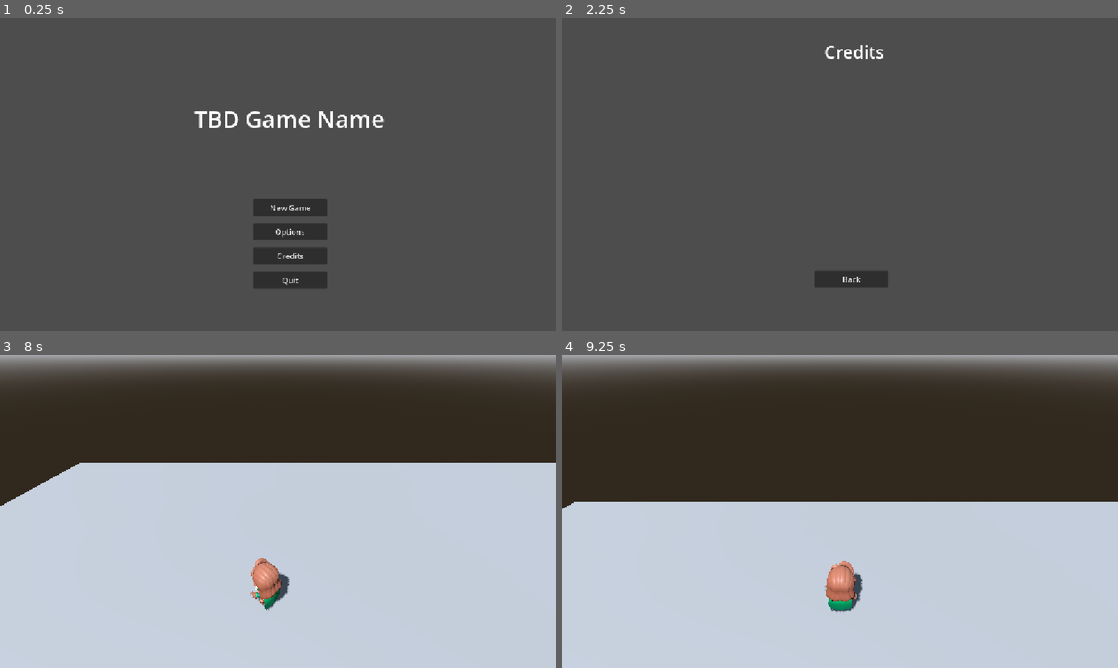
Above: before the commit, frames 1-4 (two rows, left to right).
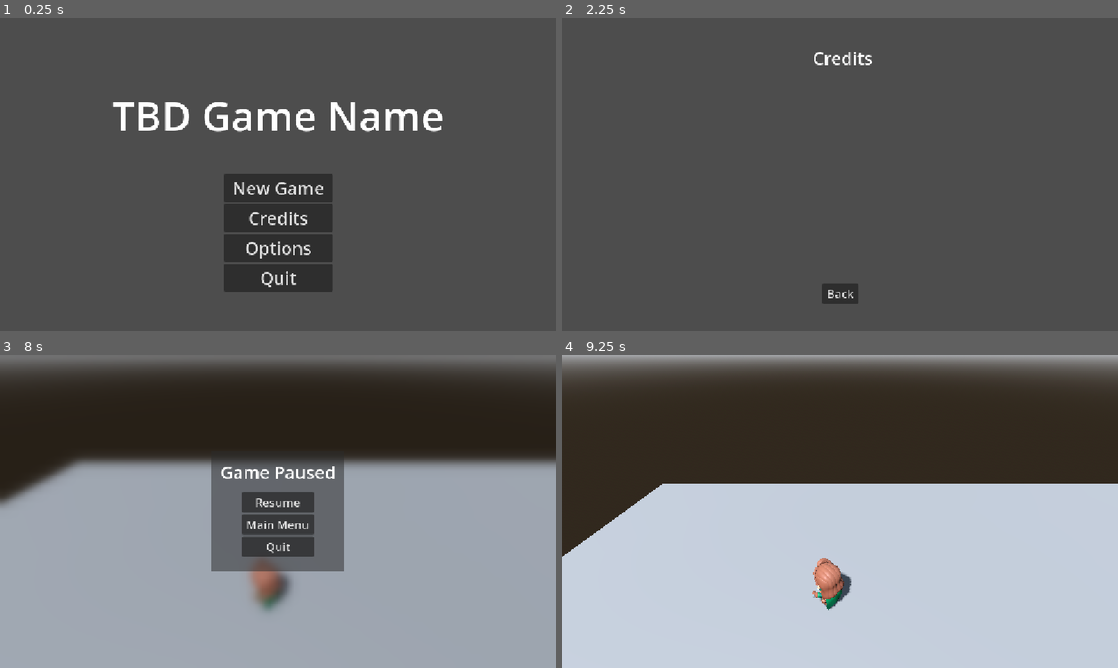
Above: after the commit, the same moments.

Repository: Game-Jam-Studio/Brackeys-Jam-2026.2
Game: Godot game, scene res://Levels/main_menu.tscn
Two runs of this game, one before a commit and one after it. Both use one fixed random seed, a clock stepped at 60 frames per second and the inputs below.
Inputs (mouse positions are in pixels of both pictures, inside the frame that each line leads up to):
- Up to frame 1 (0.25 s): no input
- Up to frame 2 (2.25 s): click "Options" at 0.5 s; click "Back" at 1.25 s; click "Credits" at 2 s
- Up to frame 3 (8 s): click "Back" at 2.75 s; click "New Game" at 3.5 s; tap Enter at 4.25 s; move the mouse to (400, 495) at 4.27 s; click (400, 495) at 4.42 s; drag from (166, 527) to (250, 574) at 5.02 s; move the mouse to (333, 442) at 5.77 s; tap Space at 6.5 s; drag from (250, 574) to (111, 464) at 6.52 s; move the mouse to (444, 558) at 7.27 s; hold A from 7.28 s (still down); tap Escape (ui_cancel) at 7.9 s
- Up to frame 4 (9.25 s): release A at 8 s; click (840, 502) at 8 s, where only the run after the commit has a clickable "Resume"; drag from (673, 464) to (756, 433) at 8.77 s

The runs differ from the first frame. In frame 1, 7.2% of the frame differs, in the area x 20-80%, y 26-88%; in frame 2, 1.2%; in frame 3, 68%, in the area x 0-100%, y 0-100%; in frame 4, 7.1%.

Commit message:
pause menu

Diff:
--- /dev/null
+++ b/brackeys-jam-2026.2/Art/Shaders/pause_menu.gdshader
@@ -0,0 +1,14 @@
+shader_type canvas_item;
+
+// Allows reading the rendered screen buffer behind this UI element
+uniform sampler2D screen_texture : hint_screen_texture, filter_linear_mipmap;
+// Controls how strong the blur effect appears
+uniform float blur_amount : hint_range(0.0, 5.0) = 2.5;
+
+void fragment() {
+	// Sample the background screen texture using the specified blur mipmap level
+	vec4 color = textureLod(screen_texture, SCREEN_UV, blur_amount);
+
+	// Apply a slight dark tint over the blurred background for UI legibility
+	COLOR = color * vec4(0.8, 0.8, 0.8, 1.0);
+}
--- a/brackeys-jam-2026.2/Levels/main_menu.tscn
+++ b/brackeys-jam-2026.2/Levels/main_menu.tscn
@@ -1,60 +1,80 @@
 [gd_scene format=3 uid="uid://dp65i8pg1ea8i"]
 
 [ext_resource type="Script" uid="uid://b3e0cj3lj0ydh" path="res://Scripts/UI/main_menu.gd" id="1_6ucrw"]
+[ext_resource type="Theme" uid="uid://di4ees067onas" path="res://Prefabs/UI/UI_theme.tres" id="2_jy27m"]
 
-[node name="MainMenu" type="Node2D" unique_id=2001629756]
+[node name="MainMenu" type="Control" unique_id=1948344224]
+layout_mode = 3
+anchors_preset = 15
+anchor_right = 1.0
+anchor_bottom = 1.0
+grow_horizontal = 2
+grow_vertical = 2
 script = ExtResource("1_6ucrw")
 
 [node name="Title" type="Label" parent="." unique_id=886373517]
-offset_left = 402.0
-offset_top = 175.0
-offset_right = 796.0
-offset_bottom = 242.0
-theme_override_font_sizes/font_size = 48
+layout_mode = 1
+anchors_preset = 5
+anchor_left = 0.5
+anchor_right = 0.5
+offset_left = -344.5
+offset_top = 143.58
+offset_right = 344.5
+offset_bottom = 258.58032
+grow_horizontal = 2
+offset_transform_enabled = true
+theme_override_font_sizes/font_size = 84
 text = "TBD Game Name"
 horizontal_alignment = 1
 vertical_alignment = 1
 
 [node name="button_manager" type="Control" parent="." unique_id=1002316191]
-layout_mode = 3
 anchors_preset = 0
 offset_right = 40.0
 offset_bottom = 40.0
 
-[node name="New Game" type="Button" parent="button_manager" unique_id=288408914]
-layout_mode = 0
-offset_left = 525.0
-offset_top = 375.0
-offset_right = 678.0
-offset_bottom = 410.0
+[node name="VBoxContainer" type="VBoxContainer" parent="." unique_id=768510217]
+layout_mode = 1
+anchors_preset = 8
+anchor_left = 0.5
+anchor_top = 0.5
+anchor_right = 0.5
+anchor_bottom = 0.5
+offset_left = -112.5
+offset_top = -1.0499878
+offset_right = 112.5
+offset_bottom = 242.95001
+grow_horizontal = 2
+grow_vertical = 2
+pivot_offset_ratio = Vector2(0.5, 0.5)
+
+[node name="New Game" type="Button" parent="VBoxContainer" unique_id=288408914]
+custom_minimum_size = Vector2(225, 0)
+layout_mode = 2
+theme = ExtResource("2_jy27m")
+theme_override_font_sizes/font_size = 36
 text = "New Game"
 
-[node name="Options" type="Button" parent="button_manager" unique_id=2027421149]
-layout_mode = 0
-offset_left = 525.0
-offset_top = 425.0
-offset_right = 678.0
-offset_bottom = 460.0
+[node name="Credits" type="Button" parent="VBoxContainer" unique_id=1333945265]
+layout_mode = 2
+theme = ExtResource("2_jy27m")
+theme_override_font_sizes/font_size = 36
+text = "Credits"
+
+[node name="Options" type="Button" parent="VBoxContainer" unique_id=2027421149]
+layout_mode = 2
+theme = ExtResource("2_jy27m")
+theme_override_font_sizes/font_size = 36
 text = "Options
 "
 
-[node name="Credits" type="Button" parent="button_manager" unique_id=1333945265]
-layout_mode = 0
-offset_left = 525.0
-offset_top = 475.0
-offset_right = 678.0
-offset_bottom = 510.0
-text = "Credits"
-
-[node name="Quit" type="Button" parent="button_manager" unique_id=231071800]
-layout_mode = 0
-offset_left = 525.0
-offset_top = 525.0
-offset_right = 678.0
-offset_bottom = 560.0
+[node name="Quit" type="Button" parent="VBoxContainer" unique_id=231071800]
+layout_mode = 2
+theme = ExtResource("2_jy27m")
+theme_override_font_sizes/font_size = 36
 text = "Quit"
 
-[connection signal="pressed" from="button_manager/New Game" to="." method="_on_new_game_pressed"]
-[connection signal="pressed" from="button_manager/Options" to="." method="_on_options_pressed"]
-[connection signal="pressed" from="button_manager/Credits" to="." method="_on_credits_pressed"]
-[connection signal="pressed" from="button_manager/Quit" to="." method="_on_quit_pressed"]
+[connection signal="pressed" from="VBoxContainer/New Game" to="." method="_on_new_game_pressed"]
+[connection signal="pressed" from="VBoxContainer/Credits" to="." method="_on_credits_pressed"]
+[connection signal="pressed" from="VBoxContainer/Options" to="." method="_on_options_pressed"]
+[connection signal="pressed" from="VBoxContainer/Quit" to="." method="_on_quit_pressed"]
--- /dev/null
+++ b/brackeys-jam-2026.2/Prefabs/UI/UI_theme.tres
@@ -0,0 +1,5 @@
+[gd_resource type="Theme" format=3 uid="uid://di4ees067onas"]
+
+[resource]
+Button/font_sizes/font_size = 24
+Label/font_sizes/font_size = 36
--- a/brackeys-jam-2026.2/Prefabs/UI/credits_menu.tscn
+++ b/brackeys-jam-2026.2/Prefabs/UI/credits_menu.tscn
@@ -1,6 +1,7 @@
 [gd_scene format=3 uid="uid://b6bgno4ecqu4g"]
 
 [ext_resource type="Script" uid="uid://xecbygg2rgvj" path="res://Scripts/UI/credits_menu.gd" id="1_6vvtk"]
+[ext_resource type="Theme" uid="uid://di4ees067onas" path="res://Prefabs/UI/UI_theme.tres" id="2_n3fdw"]
 
 [sub_resource type="GDScript" id="GDScript_y0d7i"]
 script/source = "extends Button
@@ -16,32 +17,46 @@
 	pass
 "
 
-[node name="Credits" type="Node2D" unique_id=1731630272]
+[node name="Credits" type="Control" unique_id=2135353185]
+layout_mode = 3
+anchors_preset = 15
+anchor_right = 1.0
+anchor_bottom = 1.0
+grow_horizontal = 2
+grow_vertical = 2
 script = ExtResource("1_6vvtk")
 
 [node name="Title" type="Label" parent="." unique_id=825116045]
-offset_left = 409.0
-offset_top = 37.0
-offset_right = 803.0
-offset_bottom = 104.0
-theme_override_font_sizes/font_size = 36
+layout_mode = 1
+anchors_preset = 5
+anchor_left = 0.5
+anchor_right = 0.5
+offset_left = -190.64499
+offset_top = 50.0
+offset_right = 203.3551
+offset_bottom = 117.0
+grow_horizontal = 2
+theme = ExtResource("2_n3fdw")
 text = "Credits"
 horizontal_alignment = 1
 vertical_alignment = 1
 
-[node name="button_manager" type="Control" parent="." unique_id=1423515082]
-layout_mode = 3
-anchors_preset = 0
-offset_right = 40.0
-offset_bottom = 40.0
-
-[node name="Back" type="Button" parent="button_manager" unique_id=445819736]
-layout_mode = 0
-offset_left = 523.0
-offset_top = 523.0
-offset_right = 676.0
-offset_bottom = 558.0
+[node name="Back" type="Button" parent="." unique_id=445819736]
+custom_minimum_size = Vector2(75, 0)
+layout_mode = 1
+anchors_preset = 7
+anchor_left = 0.5
+anchor_top = 1.0
+anchor_right = 0.5
+anchor_bottom = 1.0
+offset_left = -37.5
+offset_top = -98.0
+offset_right = 37.5
+offset_bottom = -56.0
+grow_horizontal = 2
+grow_vertical = 0
+theme = ExtResource("2_n3fdw")
 text = "Back"
 script = SubResource("GDScript_y0d7i")
 
-[connection signal="pressed" from="button_manager/Back" to="." method="_on_back_pressed"]
+[connection signal="pressed" from="Back" to="." method="_on_back_pressed"]
--- a/brackeys-jam-2026.2/Prefabs/UI/options_menu.tscn
+++ b/brackeys-jam-2026.2/Prefabs/UI/options_menu.tscn
@@ -1,32 +1,46 @@
 [gd_scene format=3 uid="uid://bpcxbanh6ewu3"]
 
 [ext_resource type="Script" uid="uid://bwk5652wpo720" path="res://Scripts/UI/options_menu.gd" id="1_c8ppq"]
+[ext_resource type="Theme" uid="uid://di4ees067onas" path="res://Prefabs/UI/UI_theme.tres" id="2_kdooe"]
 
-[node name="Options" type="Node2D" unique_id=1768793562]
+[node name="Options" type="Control" unique_id=1889111760]
+layout_mode = 3
+anchors_preset = 15
+anchor_right = 1.0
+anchor_bottom = 1.0
+grow_horizontal = 2
+grow_vertical = 2
 script = ExtResource("1_c8ppq")
 
 [node name="Title" type="Label" parent="." unique_id=1635061970]
-offset_left = 409.0
-offset_top = 37.0
-offset_right = 803.0
-offset_bottom = 104.0
-theme_override_font_sizes/font_size = 36
+layout_mode = 1
+anchors_preset = 5
+anchor_left = 0.5
+anchor_right = 0.5
+offset_left = -197.0
+offset_top = 50.0
+offset_right = 197.0
+offset_bottom = 117.0
+grow_horizontal = 2
+theme = ExtResource("2_kdooe")
 text = "Options"
 horizontal_alignment = 1
 vertical_alignment = 1
 
-[node name="button_manager" type="Control" parent="." unique_id=2043813663]
-layout_mode = 3
-anchors_preset = 0
-offset_right = 40.0
-offset_bottom = 40.0
-
-[node name="Back" type="Button" parent="button_manager" unique_id=1735744750]
-layout_mode = 0
-offset_left = 524.0
-offset_top = 492.0
-offset_right = 677.0
-offset_bottom = 527.0
+[node name="Back" type="Button" parent="." unique_id=1735744750]
+layout_mode = 1
+anchors_preset = 7
+anchor_left = 0.5
+anchor_top = 1.0
+anchor_right = 0.5
+anchor_bottom = 1.0
+offset_left = -37.5
+offset_top = -98.0
+offset_right = 37.5
+offset_bottom = -56.0
+grow_horizontal = 2
+grow_vertical = 0
+theme = ExtResource("2_kdooe")
 text = "Back"
 
-[connection signal="pressed" from="button_manager/Back" to="." method="_on_back_pressed"]
+[connection signal="pressed" from="Back" to="." method="_on_back_pressed"]
--- /dev/null
+++ b/brackeys-jam-2026.2/Prefabs/UI/pause_menu.tscn
@@ -0,0 +1,93 @@
+[gd_scene format=3 uid="uid://cyf0si2728nr"]
+
+[ext_resource type="Script" uid="uid://0sadnoulrvwg" path="res://Scripts/UI/pause_menu.gd" id="1_7jw28"]
+[ext_resource type="Shader" uid="uid://borudwi3h4g4d" path="res://Art/Shaders/pause_menu.gdshader" id="1_240u2"]
+[ext_resource type="Theme" uid="uid://di4ees067onas" path="res://Prefabs/UI/UI_theme.tres" id="2_6tovx"]
+
+[sub_resource type="ShaderMaterial" id="ShaderMaterial_i0uuj"]
+shader = ExtResource("1_240u2")
+shader_parameter/blur_amount = 2.5
+
+[sub_resource type="Theme" id="Theme_6tovx"]
+default_font_size = 24
+Label/font_sizes/font_size = 36
+
+[node name="PauseMenu" type="Control" unique_id=1764100914]
+process_mode = 3
+layout_mode = 3
+anchors_preset = 15
+anchor_right = 1.0
+anchor_bottom = 1.0
+grow_horizontal = 2
+grow_vertical = 2
+script = ExtResource("1_7jw28")
+
+[node name="BlurBackground" type="ColorRect" parent="." unique_id=178430877]
+material = SubResource("ShaderMaterial_i0uuj")
+layout_mode = 1
+anchors_preset = 15
+anchor_right = 1.0
+anchor_bottom = 1.0
+grow_horizontal = 2
+grow_vertical = 2
+
+[node name="CenterContainer" type="CenterContainer" parent="BlurBackground" unique_id=1614932347]
+layout_mode = 1
+anchors_preset = 15
+anchor_right = 1.0
+anchor_bottom = 1.0
+grow_horizontal = 2
+grow_vertical = 2
+
+[node name="MenuBackground" type="ColorRect" parent="BlurBackground/CenterContainer" unique_id=1394690020]
+custom_minimum_size = Vector2(275, 250.005)
+layout_mode = 2
+color = Color(0.16924527, 0.1692453, 0.16924521, 0.5137255)
+
+[node name="Title" type="Label" parent="BlurBackground/CenterContainer/MenuBackground" unique_id=1726138732]
+layout_mode = 1
+anchors_preset = 5
+anchor_left = 0.5
+anchor_right = 0.5
+offset_left = -119.0
+offset_top = 19.94
+offset_right = 119.0
+offset_bottom = 69.94008
+grow_horizontal = 2
+theme = ExtResource("2_6tovx")
+text = "Game Paused"
+horizontal_alignment = 1
+
+[node name="ButtonContainer" type="VBoxContainer" parent="BlurBackground/CenterContainer/MenuBackground" unique_id=706555478]
+custom_minimum_size = Vector2(150, 0)
+layout_mode = 1
+anchors_preset = 8
+anchor_left = 0.5
+anchor_top = 0.5
+anchor_right = 0.5
+anchor_bottom = 0.5
+offset_left = -75.0
+offset_top = -39.3095
+offset_right = 75.0
+offset_bottom = 94.69049
+grow_horizontal = 2
+grow_vertical = 2
+
+[node name="ResumeButton" type="Button" parent="BlurBackground/CenterContainer/MenuBackground/ButtonContainer" unique_id=176723452]
+layout_mode = 2
+theme = SubResource("Theme_6tovx")
+text = "Resume"
+
+[node name="MainMenuButton" type="Button" parent="BlurBackground/CenterContainer/MenuBackground/ButtonContainer" unique_id=687640247]
+layout_mode = 2
+theme = ExtResource("2_6tovx")
+text = "Main Menu"
+
+[node name="QuitButton" type="Button" parent="BlurBackground/CenterContainer/MenuBackground/ButtonContainer" unique_id=1071369502]
+layout_mode = 2
+theme = ExtResource("2_6tovx")
+text = "Quit"
+
+[connection signal="pressed" from="BlurBackground/CenterContainer/MenuBackground/ButtonContainer/ResumeButton" to="." method="_on_resume_button_pressed"]
+[connection signal="pressed" from="BlurBackground/CenterContainer/MenuBackground/ButtonContainer/MainMenuButton" to="." method="_on_main_menu_button_pressed"]
+[connection signal="pressed" from="BlurBackground/CenterContainer/MenuBackground/ButtonContainer/QuitButton" to="." method="_on_quit_button_pressed"]
--- a/brackeys-jam-2026.2/Scripts/UI/credits_menu.gd
+++ b/brackeys-jam-2026.2/Scripts/UI/credits_menu.gd
@@ -1,4 +1,4 @@
-extends Node2D
+extends Control
 
 
 # Called when the node enters the scene tree for the first time.
--- a/brackeys-jam-2026.2/Scripts/UI/main_menu.gd
+++ b/brackeys-jam-2026.2/Scripts/UI/main_menu.gd
@@ -1,4 +1,4 @@
-extends Node2D
+extends Control
 
 
 # Called when the node enters the scene tree for the first time.
--- a/brackeys-jam-2026.2/Scripts/UI/options_menu.gd
+++ b/brackeys-jam-2026.2/Scripts/UI/options_menu.gd
@@ -1,4 +1,4 @@
-extends Node2D
+extends Control
 
 
 # Called when the node enters the scene tree for the first time.
--- /dev/null
+++ b/brackeys-jam-2026.2/Scripts/UI/pause_menu.gd
@@ -0,0 +1,43 @@
+extends Control
+
+@onready var resume_button: Button = $BlurBackground/CenterContainer/MenuBackground/ButtonContainer/ResumeButton
+@onready var main_menu_button: Button = $BlurBackground/CenterContainer/MenuBackground/ButtonContainer/MainMenuButton
+@onready var quit_button: Button = $BlurBackground/CenterContainer/MenuBackground/ButtonContainer/QuitButton
+
+
+# Called when the node enters the scene tree for the first time.
+func _ready() -> void:
+	# Hide the pause menu by default on startup.
+	hide()
+
+
+# Called every frame. 'delta' is the elapsed time since the previous frame.
+func _process(delta: float) -> void:
+	pass
+
+
+func _unhandled_input(event: InputEvent) -> void:
+	# Listens for the "ui_cancel" action (Escape / UI Back).
+	if event.is_action_pressed("ui_cancel"):
+		toggle_pause()
+		get_viewport().set_input_as_handled()
+
+## Toggles UI visibility and the engine pause state
+func toggle_pause() -> void:
+	var should_pause: bool = not get_tree().paused
+	get_tree().paused = should_pause
+	visible = should_pause
+
+
+func _on_resume_button_pressed() -> void:
+	toggle_pause()
+
+
+func _on_main_menu_button_pressed() -> void:
+	# Must unpause the tree before loading scenes, or the new scene starts paused
+	get_tree().paused = false
+	get_tree().change_scene_to_file("res://Levels/main_menu.tscn")
+
+
+func _on_quit_button_pressed() -> void:
+	get_tree().quit()
--- a/brackeys-jam-2026.2/Taylor/tmerrill_test_scene.tscn
+++ b/brackeys-jam-2026.2/Taylor/tmerrill_test_scene.tscn
@@ -2,7 +2,8 @@
 
 [ext_resource type="Script" uid="uid://bacj5kqesd8ml" path="res://Taylor/tmerrill_test_scene.gd" id="1_pa3bi"]
 [ext_resource type="PackedScene" uid="uid://bs72ogkvdd7d6" path="res://addons/proto_controller/proto_controller.tscn" id="2_tl3pp"]
-[ext_resource type="Script" uid="uid://cn1dyylbrayw0" path="res://Taylor/camera_3d.gd" id="3_tl3pp"]
+[ext_resource type="Script" uid="uid://cn1dyylbrayw0" path="res://Scripts/Common/camera_3d.gd" id="3_tl3pp"]
+[ext_resource type="PackedScene" uid="uid://cyf0si2728nr" path="res://Prefabs/UI/pause_menu.tscn" id="4_v63jj"]
 
 [sub_resource type="ProceduralSkyMaterial" id="ProceduralSkyMaterial_0tpda"]
 sky_horizon_color = Color(0.66224277, 0.6717428, 0.6867428, 1)
@@ -55,3 +56,7 @@
 [node name="CollisionShape3D" type="CollisionShape3D" parent="NavigationRegion3D/Floor" unique_id=1176603071]
 transform = Transform3D(1, 0, 0, 0, 1, 0, 0, 0, 1, 0, -0.16900796, 0)
 shape = SubResource("BoxShape3D_i0uuj")
+
+[node name="UI" type="CanvasLayer" parent="." unique_id=81569447]
+
+[node name="PauseMenu" parent="UI" unique_id=1764100914 instance=ExtResource("4_v63jj")]
Not shown, added: brackeys-jam-2026.2/Art/Shaders/pause_menu.gdshader.uid
Renamed: brackeys-jam-2026.2/Taylor/camera_3d.gd -> brackeys-jam-2026.2/Scripts/Common/camera_3d.gd
Renamed: brackeys-jam-2026.2/Taylor/camera_3d.gd.uid -> brackeys-jam-2026.2/Scripts/Common/camera_3d.gd.uid
Not shown, added: brackeys-jam-2026.2/Scripts/UI/pause_menu.gd.uid
